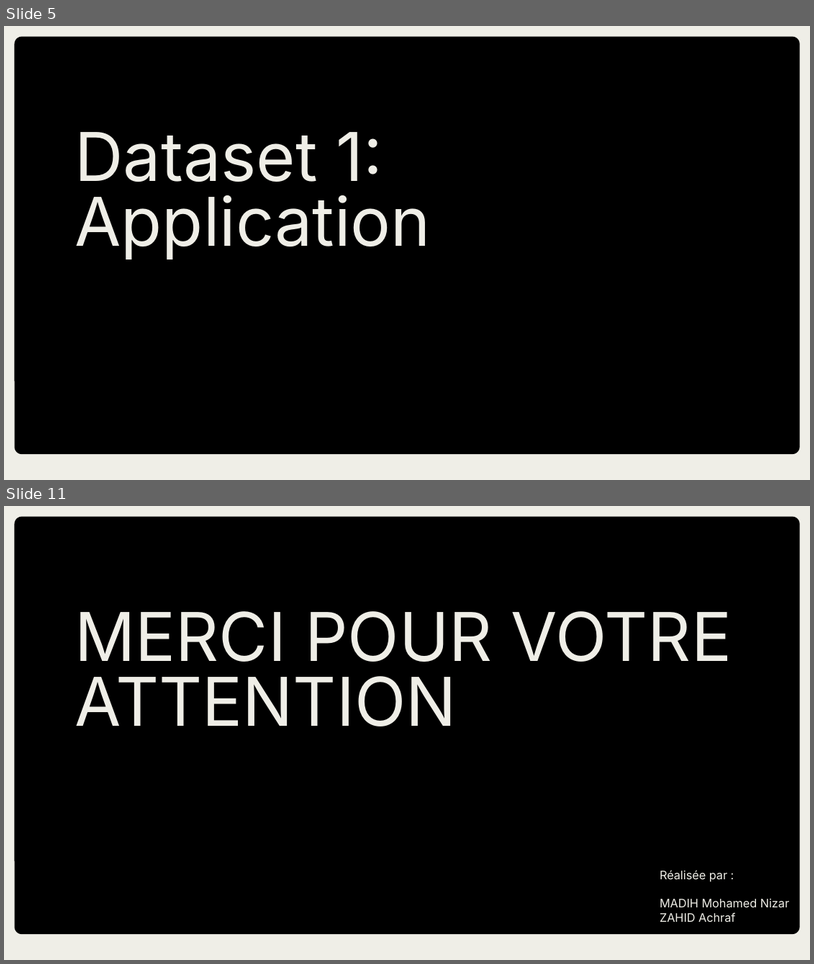
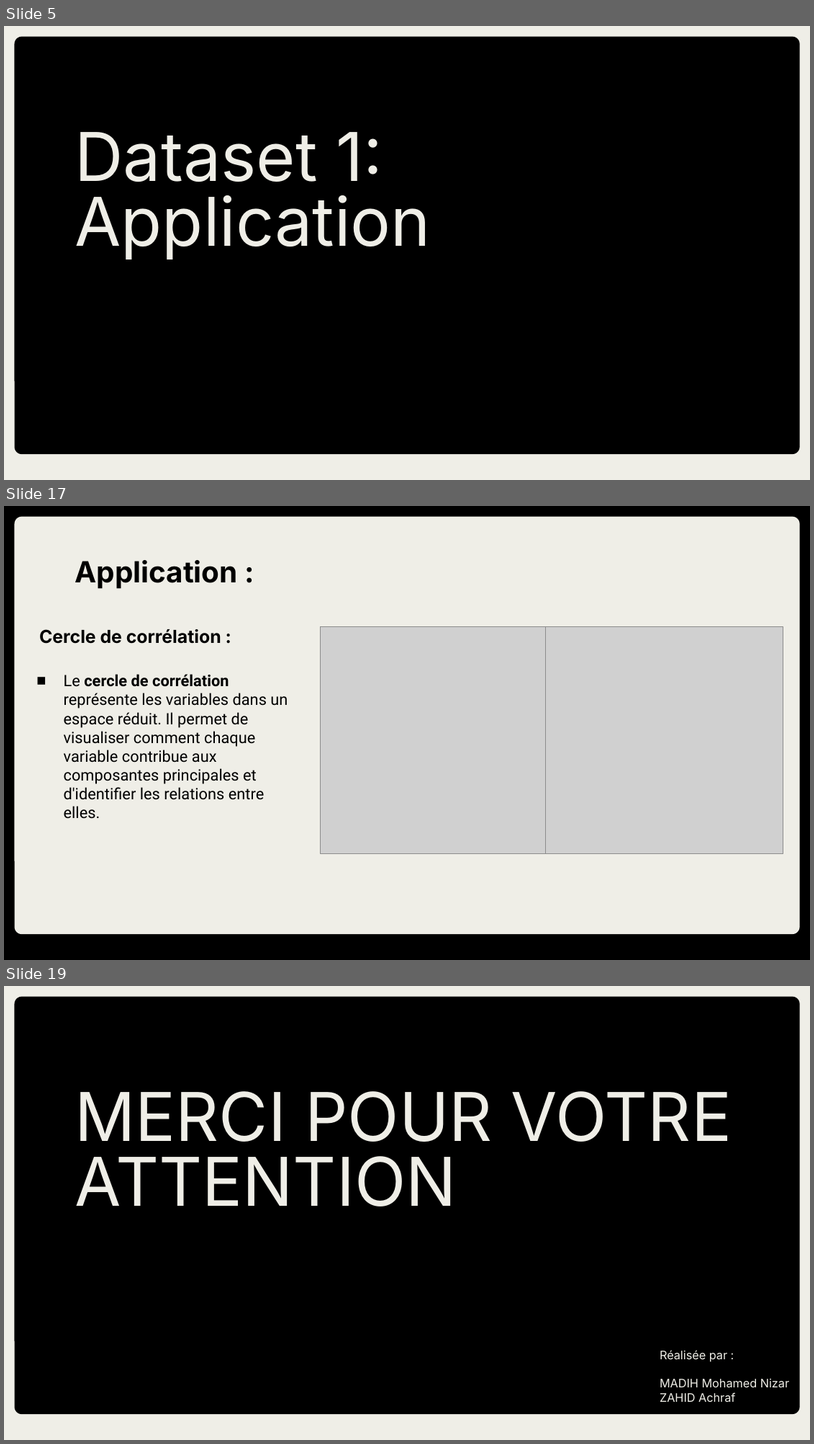
Before and after one commit to nizarover/Projet-Data-Analyst, a slide deck: Projects/Data Analyst/Presentation ACP.pptx. Shown one above the other, each under a label of ours: slides 5 and 11 before the commit, slides 5, 17 and 19 after it; the slides between them are not shown. The pictures are 814x964 and 814x1444 pixels, drawn with LibreOffice and Linux fonts; fonts in the diff are those of the drawing; grey boxes stand for pictures. Boxes give left, top, right and bottom in pixels: in the first picture for what was removed or moved away, otherwise in the second. Text is boxed around its words. In the diff, an @@ line names an element or a change of style, - is before the commit and + after.

```diff
--- a/Projects/Data Analyst/Presentation ACP.pptx
+++ b/Projects/Data Analyst/Presentation ACP.pptx
@@ slide 17 added at [4,506,810,960], background #000000 @@
@@ rounded rectangle added at [15,517,800,934], fill #EFEEE7 @@
@@ title added at [75,560,238,589], 26 pt, text #000000, bold @@
+Application :
@@ text added at [39,629,221,644], 16 pt, text #000000, bold @@
+Cercle de corrélation :
@@ picture added at [321,627,546,854] @@
@@ picture added at [546,627,784,854] @@
@@ subtitle added at [64,674,288,818], 14 pt, text #000000 @@
+■ Le cercle de corrélation représente les variables dans un espace réduit. Il permet de visualiser comment chaque variable contribue aux composantes principales et d'identifier les relations entre elles.
@@ what was slide 11 is now slide 19 @@
```
Also in this commit, not shown: 7 slides changed, 7 other slides added, 3 other files.
